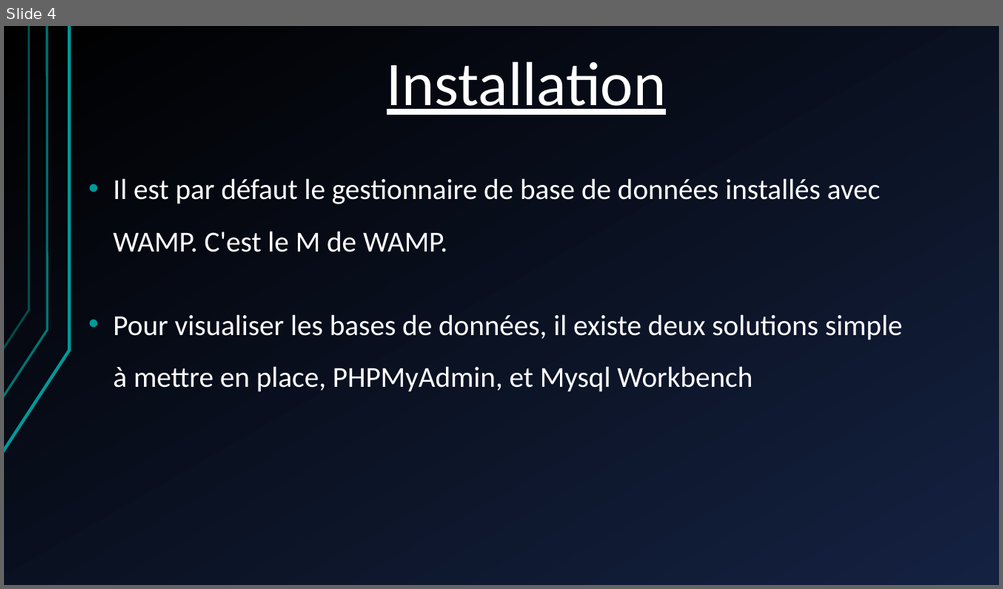
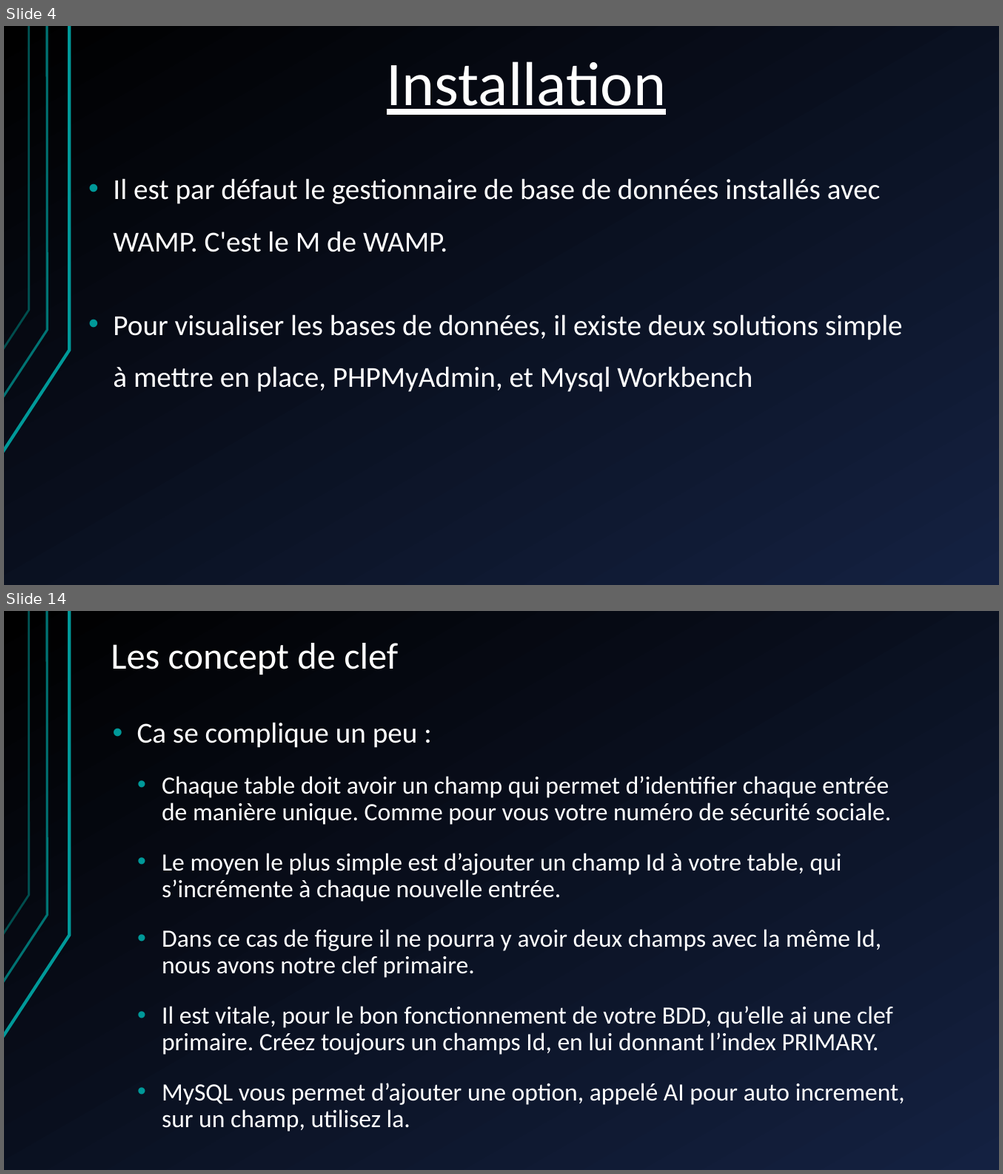
Before and after one commit to shyne99/formation-web, a slide deck: Seance 4 SQL PHP.ppt. Shown one above the other, each under a label of ours: slide 4 before the commit, slides 4 and 14 after it; the slides between them are not shown. The pictures are 1003x589 and 1003x1174 pixels, drawn with LibreOffice and Linux fonts; fonts in the diff are those of the drawing. Boxes give left, top, right and bottom in pixels: in the first picture for what was removed or moved away, otherwise in the second. Text is boxed around its words. In the diff, an @@ line names an element or a change of style, - is before the commit and + after.

```diff
--- a/Seance 4 SQL PHP.ppt
+++ b/Seance 4 SQL PHP.ppt
@@ slide 14 added at box(4, 611, 999, 1170), background gradient #000000 to #142141; not listed: 3 template elements that a slide beside it also shows @@
@@ text added at box(111, 643, 398, 675), 36 pt, text #FFFFFF @@
+Les concept de clef
@@ text added at box(137, 722, 905, 1132), 24 pt, text #FFFFFF @@
+• Ca se complique un peu :
+  • Chaque table doit avoir un champ qui permet d’identifier chaque entrée de manière unique. Comme pour vous votre numéro de sécurité sociale.
+  • Le moyen le plus simple est d’ajouter un champ Id à votre table, qui s’incrémente à chaque nouvelle entrée.
+  • Dans ce cas de figure il ne pourra y avoir deux champs avec la même Id, nous avons notre clef primaire.
+  • Il est vitale, pour le bon fonctionnement de votre BDD, qu’elle ai une clef primaire. Créez toujours un champs Id, en lui donnant l’index PRIMARY.
+  • MySQL vous permet d’ajouter une option, appelé AI pour auto increment, sur un champ, utilisez la.
```
Also in this commit, not shown: 4 other slides changed, 17 other slides added, 16 slides removed.
